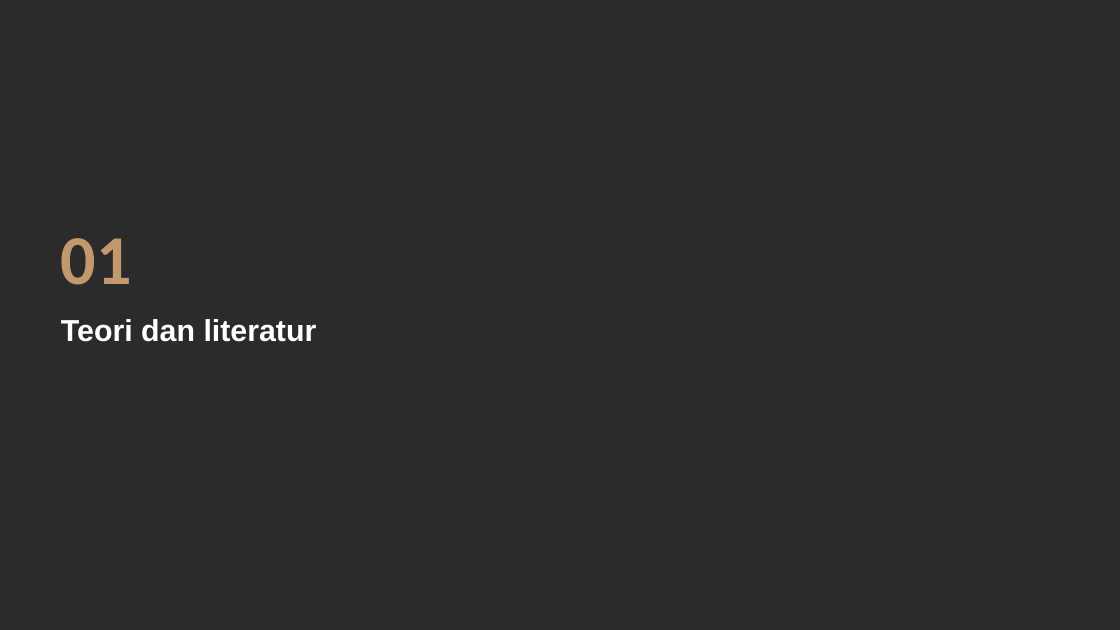
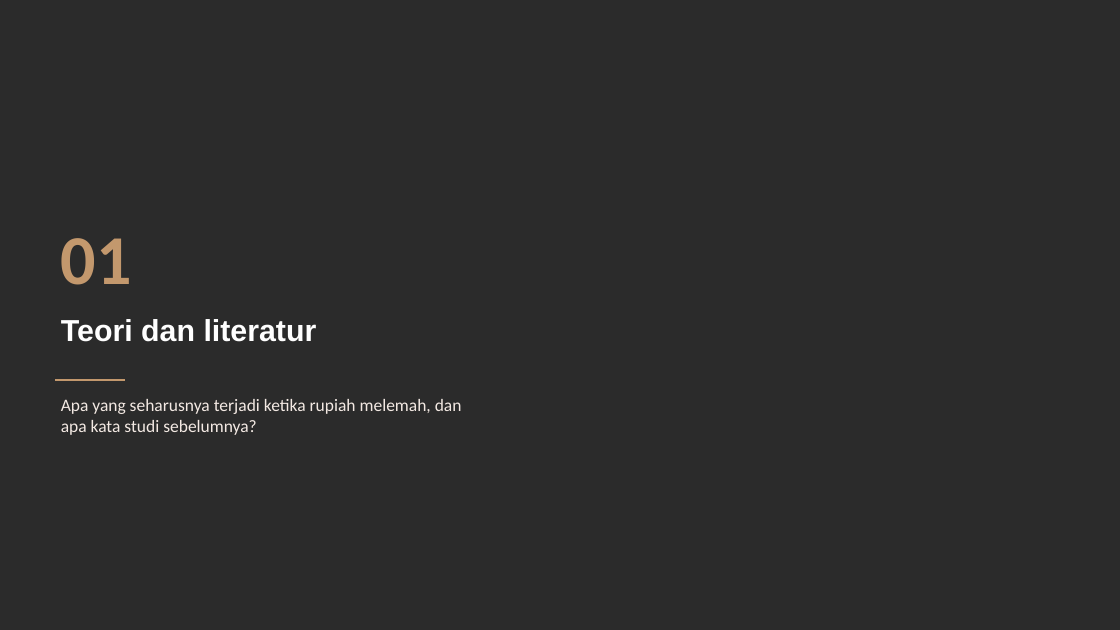
Before and after one commit to muhamadhaikal128/Pengaruh-Depresiasi-Rupiah-Terhadap-Trade-Balance, a slide deck: slide 4 of Haikal/output/3_ppt/Depresiasi_Rupiah_Trade_Balance.pptx. Drawn at 1120x630 pixels with LibreOffice and Linux fonts; fonts in the diff are those of the drawing; background and template pictures are left out; a plain dark background stands for a picture behind light text. Boxes give left, top, right and bottom in pixels: in the first picture for what was removed or moved away, otherwise in the second. Text is boxed around its words. In the diff, an @@ line names an element or a change of style, - is before the commit and + after.

```diff
--- a/Haikal/output/3_ppt/Depresiasi_Rupiah_Trade_Balance.pptx
+++ b/Haikal/output/3_ppt/Depresiasi_Rupiah_Trade_Balance.pptx
@@ line added from (55, 381) to (125, 381), #C3986D 2 pt @@
@@ text added at <box>61,399,462,435</box>, 15 pt, text #F3E9E3 @@
+Apa yang seharusnya terjadi ketika rupiah melemah, dan apa kata studi sebelumnya?
```
Also in this commit, not shown: 31 other slides changed, 13 slides added, 5 slides removed, 29 other files.
